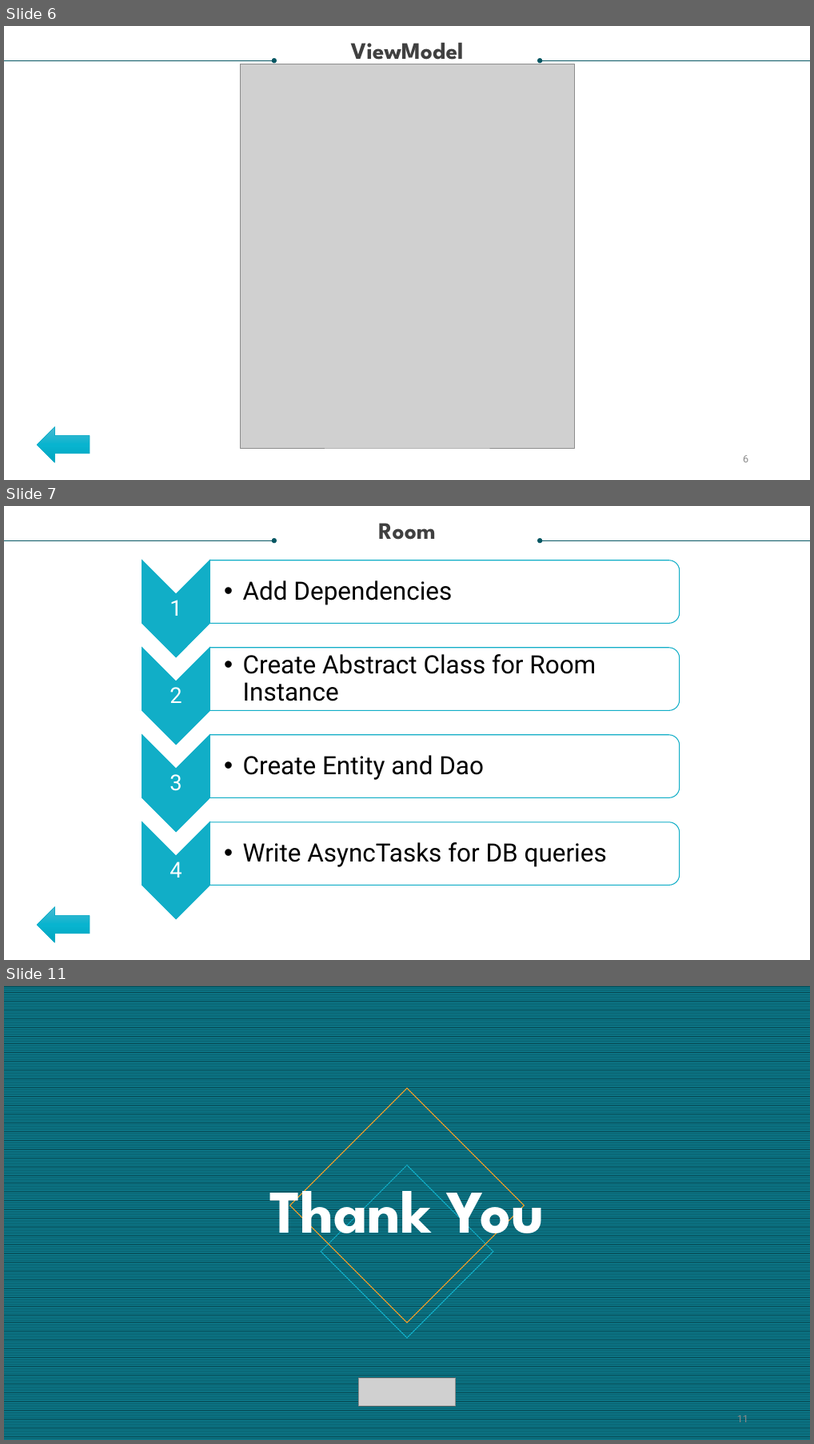
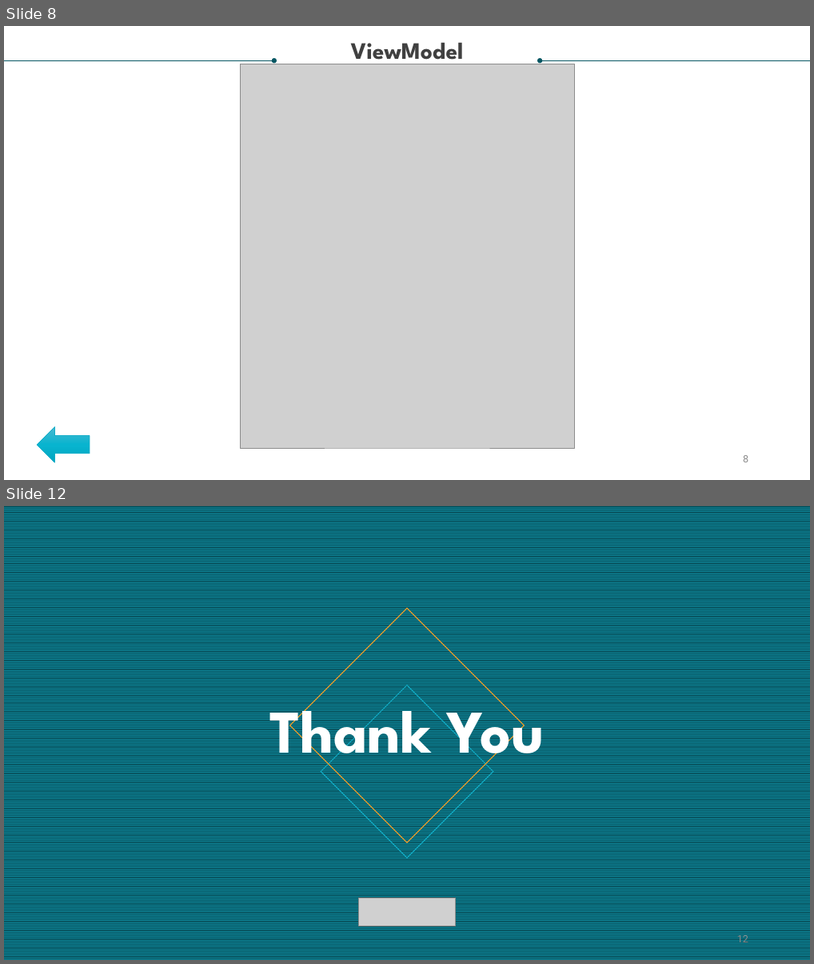
Before and after one commit to the-kool-sk/AndroidArchitectureComponents_Demo, a slide deck: Model – View - View Model.pptx. Shown one above the other, each under a label of ours: slides 6, 7 and 11 before the commit, slides 8 and 12 after it; the slides between them are not shown. The pictures are 814x1444 and 814x964 pixels, drawn with LibreOffice and Linux fonts; fonts in the diff are those of the drawing; grey boxes stand for pictures. Boxes give left, top, right and bottom in pixels: in the first picture for what was removed or moved away, otherwise in the second. Text is boxed around its words. In the diff, an @@ line names an element or a change of style, - is before the commit and + after.

```diff
--- a/Model – View - View Model.pptx
+++ b/Model – View - View Model.pptx
@@ slide 7 removed at (4,506,810,960), background #FFFFFF @@
@@ text removed at (378,523,435,540) @@
-Room
@@ arrow removed from (4, 540) to (274, 540) @@
@@ arrow removed from (810, 540) to (540, 540) @@
@@ group removed at (142,560,680,919): 8 texts, 4 chevrons, 4 round same rects @@
-1
-  •• Add Dependencies
-2
-  •• Create Abstract Class for Room Instance
-3
-  •• Create Entity and Dao
-4
-  •• Write AsyncTasks for DB queries
@@ left arrow removed at (38,907,90,941) @@
@@ what was slide 6 is now slide 8 @@
@@ what was slide 11 is now slide 12 @@
@@ page number at (738,933,749,944): text changed @@
-11
+12
```
Also in this commit, not shown: 4 slides changed, 5 slides added, 4 other slides removed.
